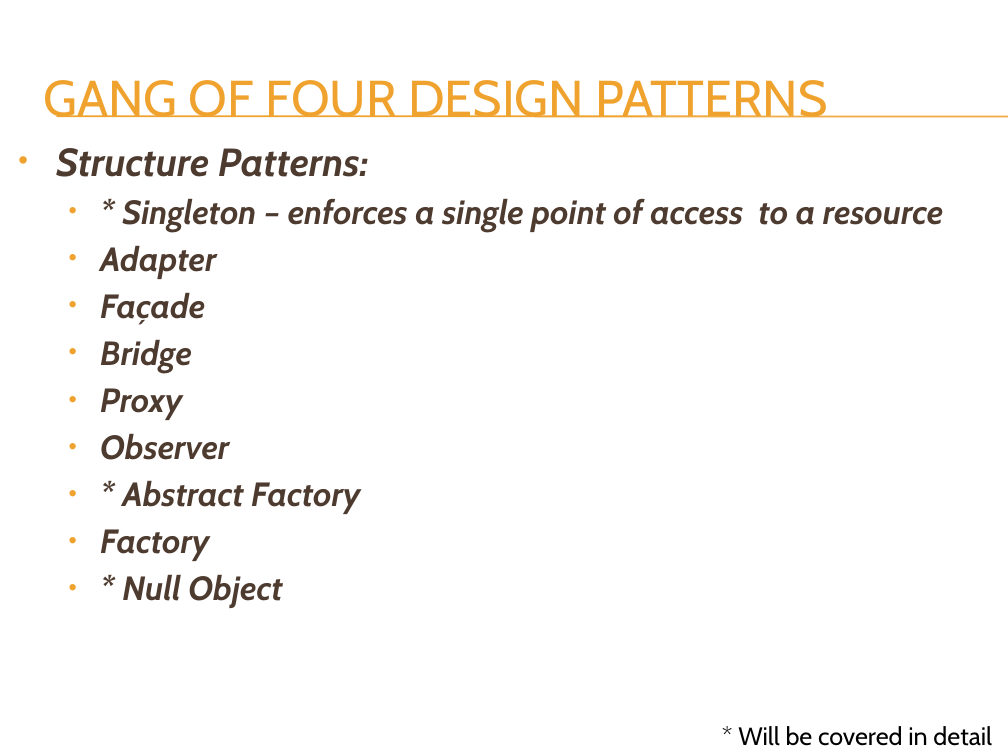
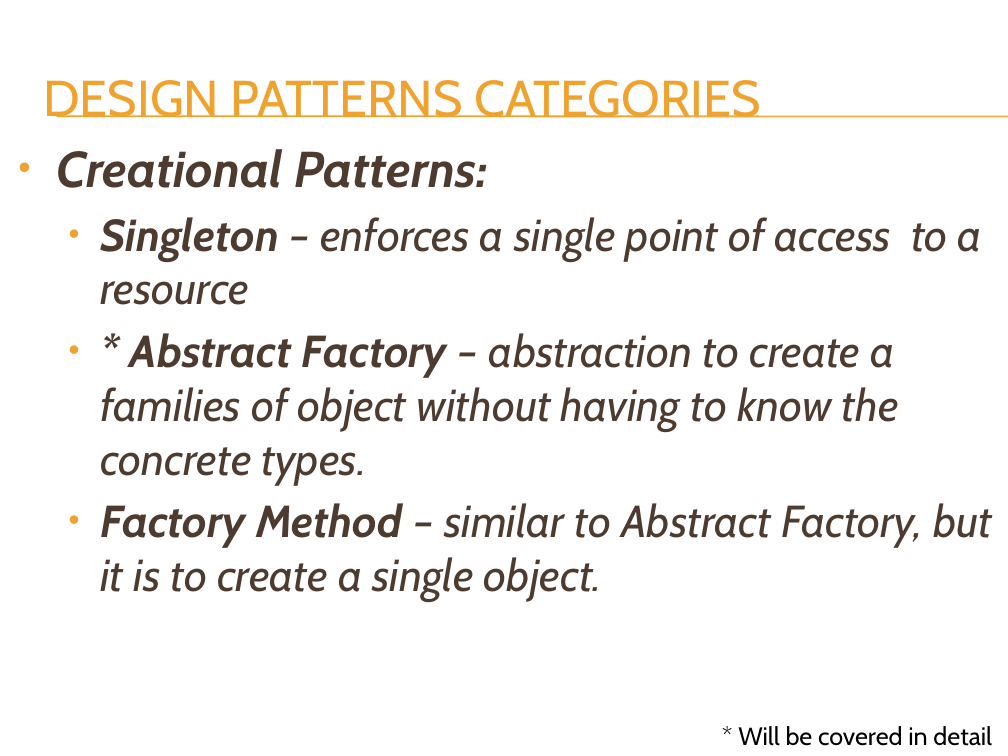
Before and after one commit to h-t-tran/DesignPattern, a slide deck: slide 7 of Design Pattern Presentation.pptx (slide 5 before the commit). Drawn at 1008x756 pixels with LibreOffice and Linux fonts; fonts in the diff are those of the drawing; background and template pictures are left out. Boxes give left, top, right and bottom in pixels: in the first picture for what was removed or moved away, otherwise in the second. Text is boxed around its words. In the diff, an @@ line names an element or a change of style, - is before the commit and + after.

```diff
--- a/Design Pattern Presentation.pptx
+++ b/Design Pattern Presentation.pptx
@@ title at <box>43,80,761,118</box>: text changed @@
-GANG OF FOUR DESIGN PATTERNS
+DESIGN PATTERNS CATEGORIES
@@ text at <box>56,149,992,601</box>: text changed; size 24 to 32 pt; bold off @@
-• Structure Patterns:
-  • * Singleton – enforces a single point of access to a resource
-  • Adapter
-  • Façade
-  • Bridge
-  • Proxy
-  • Observer
-  • * Abstract Factory
-  • Factory
-  • * Null Object
+• Creational Patterns:
+  • Singleton – enforces a single point of access to a resource
+  • * Abstract Factory – abstraction to create a families of object without having to know the concrete types.
+  • Factory Method – similar to Abstract Factory, but it is to create a single object.
```
Also in this commit, not shown: 3 other slides changed, 27 slides added, 2 slides removed.
